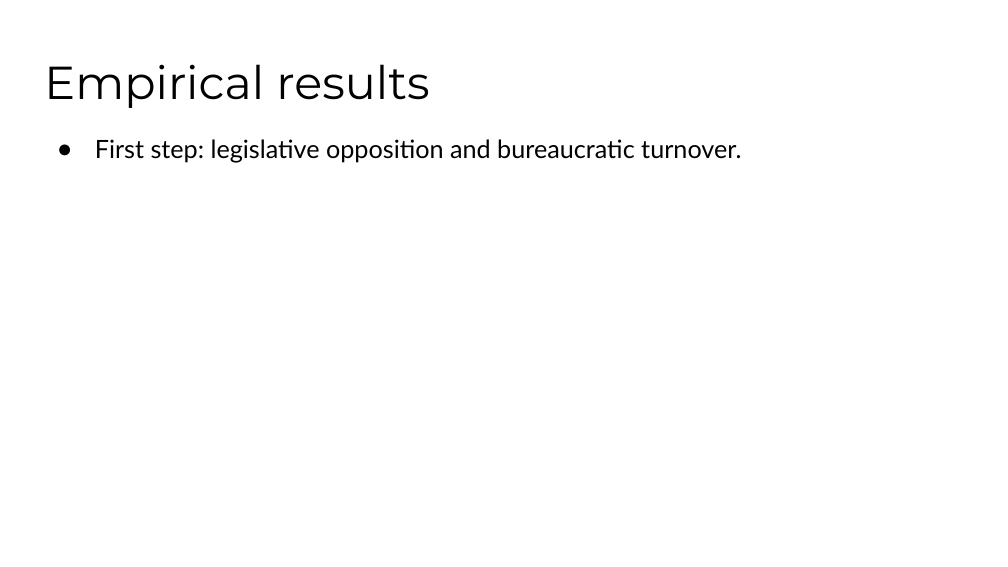
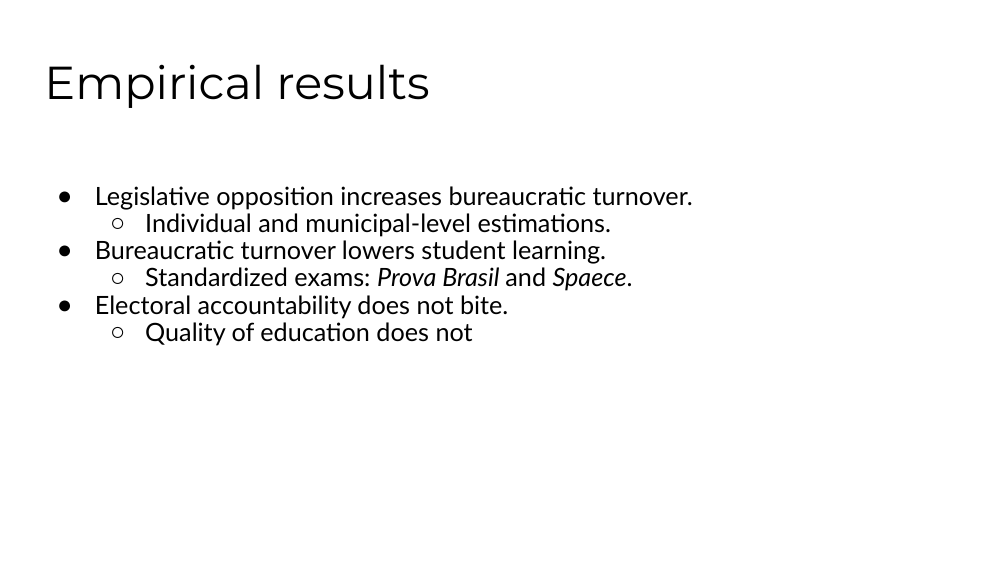
Before and after one commit to galileukim/patronage-education, a slide deck: slide 12 of presentation/2020_presentation_patronage_brazil_lab.pptx (slide 13 before the commit). Drawn at 1008x567 pixels with LibreOffice and Linux fonts; fonts in the diff are those of the drawing. Boxes give left, top, right and bottom in pixels: in the first picture for what was removed or moved away, otherwise in the second. Text is boxed around its words. In the diff, an @@ line names an element or a change of style, - is before the commit and + after.

```diff
--- a/presentation/2020_presentation_patronage_brazil_lab.pptx
+++ b/presentation/2020_presentation_patronage_brazil_lab.pptx
@@ text at [95,186,693,346]: text changed @@
-● First step: legislative opposition and bureaucratic turnover.
+● Legislative opposition increases bureaucratic turnover.
+  ○ Individual and municipal-level estimations.
+● Bureaucratic turnover lowers student learning.
+  ○ Standardized exams: Prova Brasil and Spaece.
+● Electoral accountability does not bite.
+  ○ Quality of education does not
```
Also in this commit, not shown: 10 other slides changed, 1 slide added, 2 other files.
